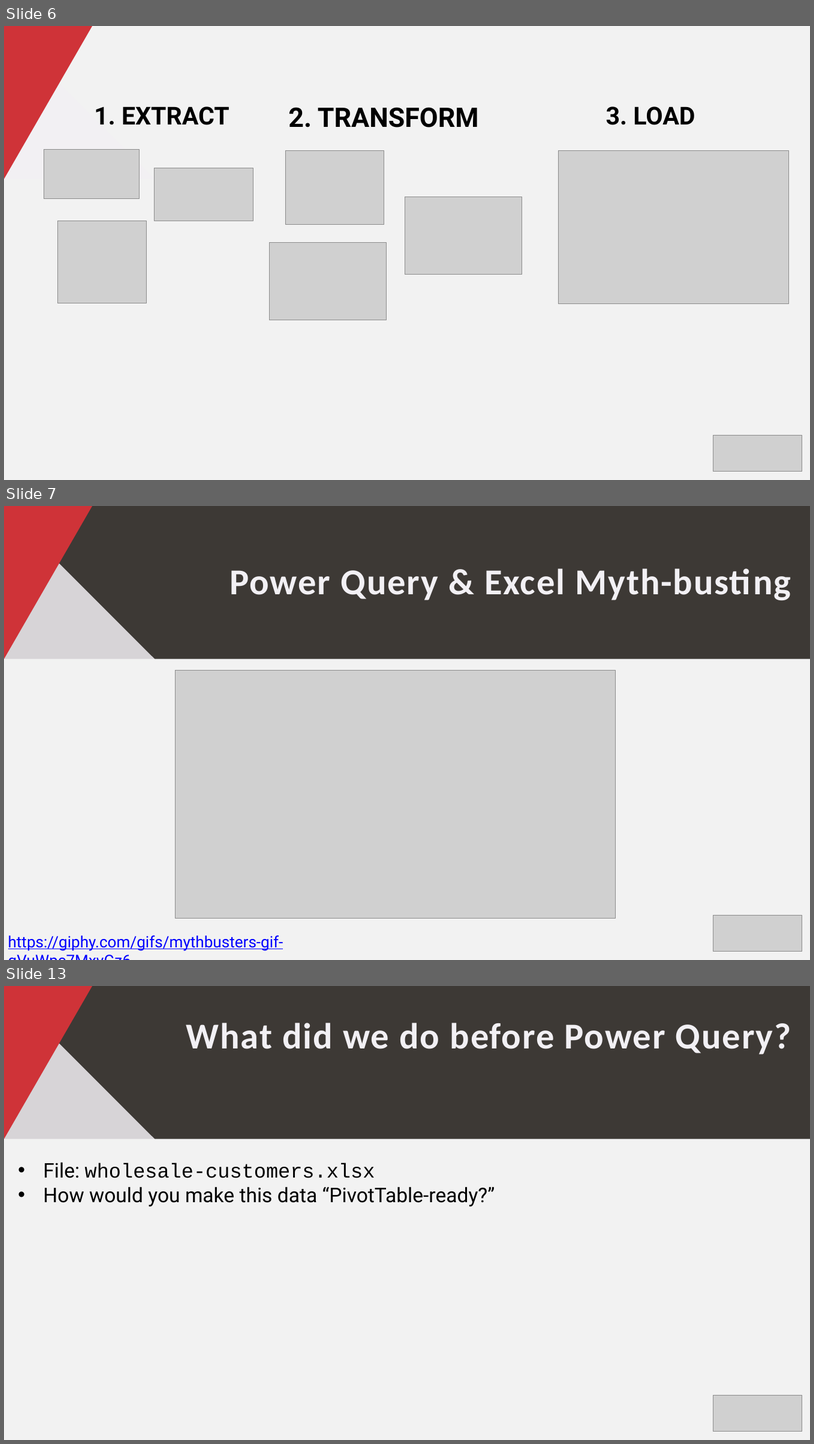
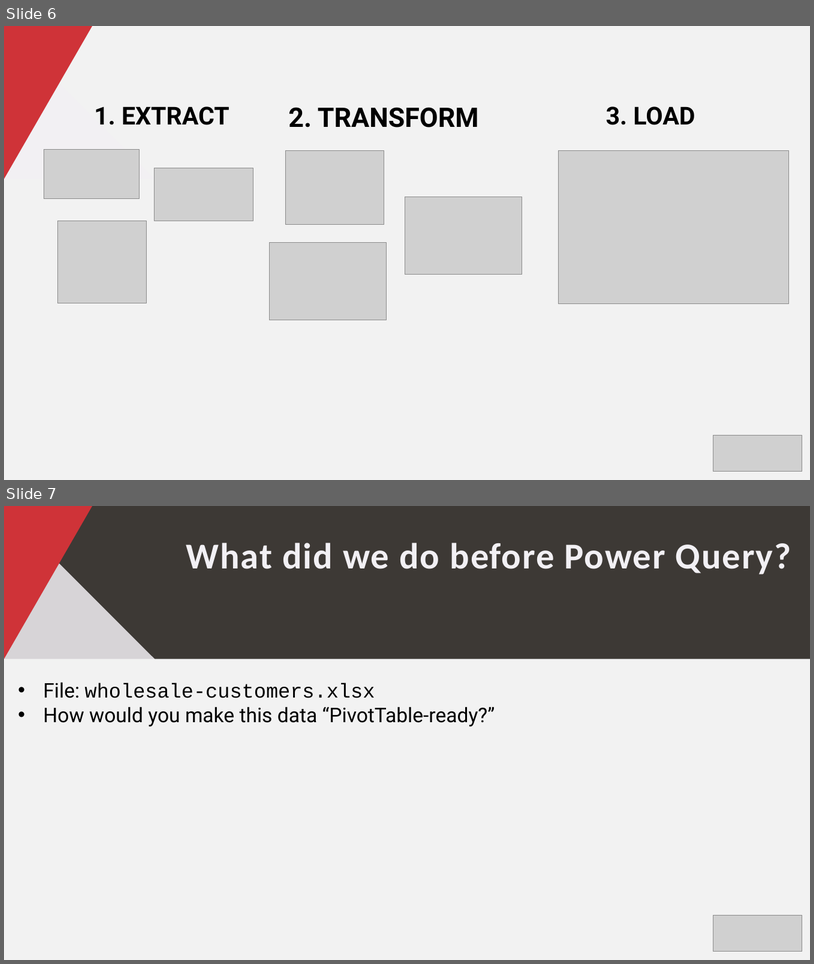
Before and after one commit to stringfestdata/pq-pdq, a slide deck: pq-pdq.pptx. Shown one above the other, each under a label of ours: slides 6, 7 and 13 before the commit, slides 6 and 7 after it; the slides between them are not shown. The pictures are 814x1444 and 814x964 pixels, drawn with LibreOffice and Linux fonts; fonts in the diff are those of the drawing; grey boxes stand for pictures. Boxes give left, top, right and bottom in pixels: in the first picture for what was removed or moved away, otherwise in the second. Text is boxed around its words. In the diff, an @@ line names an element or a change of style, - is before the commit and + after.

```diff
--- a/pq-pdq.pptx
+++ b/pq-pdq.pptx
@@ slide 7 removed at [4, 506, 810, 960], background #F2F2F2 @@
@@ rectangle removed at [4, 506, 810, 659] @@
@@ freeform shape removed at [4, 508, 155, 659] @@
@@ freeform shape removed at [4, 506, 97, 659] @@
@@ text removed at [230, 568, 792, 601] @@
-Power Query & Excel Myth-busting
@@ picture removed at [176, 670, 615, 918] @@
@@ picture removed at [714, 915, 803, 951] @@
@@ text removed at [8, 935, 284, 951] @@
-https://giphy.com/gifs/mythbusters-gif-qVuWpc7MxvGz6
@@ what was slide 13 is now slide 7 @@
```
Also in this commit, not shown: 4 slides changed, 1 slide added, 6 other slides removed, 2 other files.
